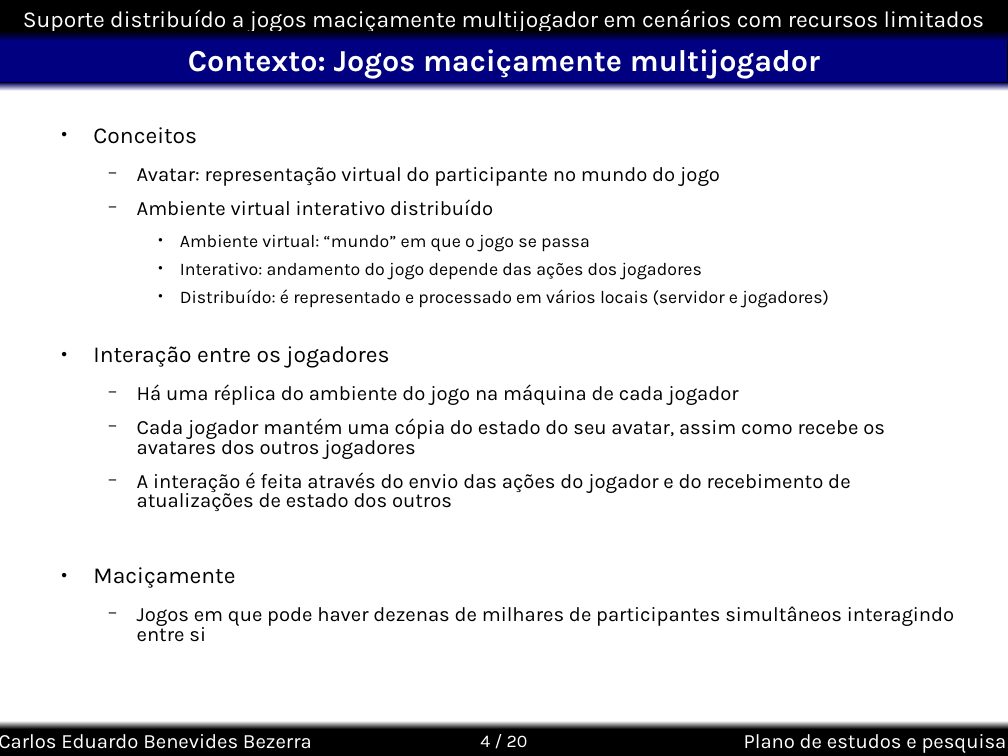
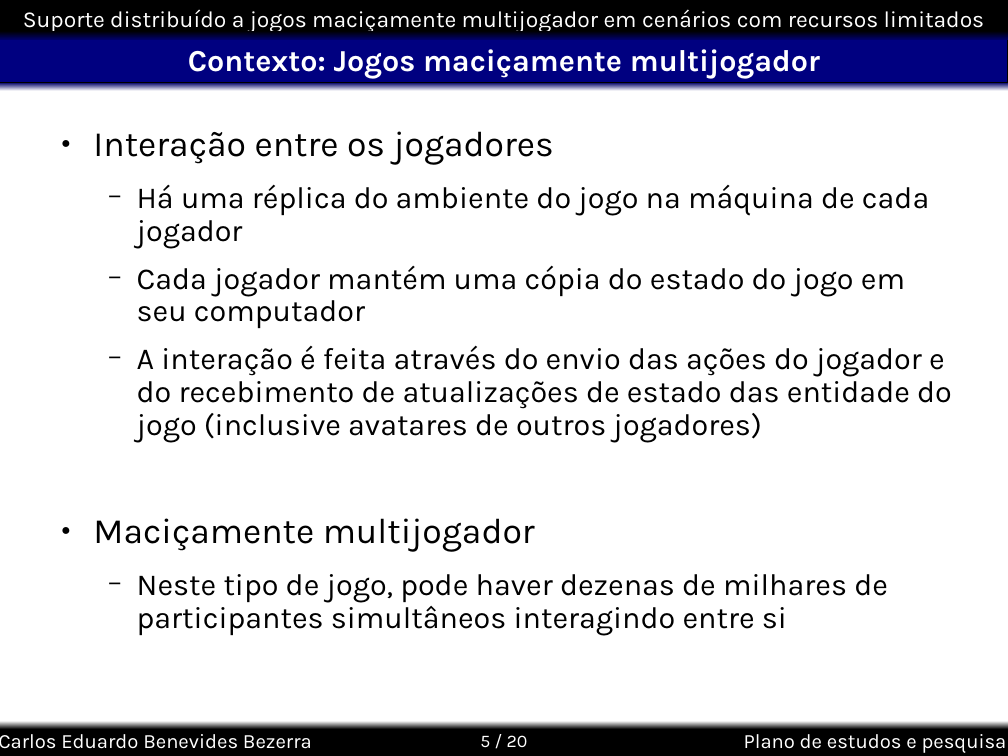
Before and after one commit to kdubezerra/kdubezerra, a slide deck: slide 5 of textos/semac/Semac_Defesa.ppt (slide 4 before the commit). Drawn at 1008x756 pixels with LibreOffice and Linux fonts; fonts in the diff are those of the drawing; background and template pictures are left out. Boxes give left, top, right and bottom in pixels: in the first picture for what was removed or moved away, otherwise in the second. Text is boxed around its words. In the diff, an @@ line names an element or a change of style, - is before the commit and + after.

Commit message:
slides

```diff
--- a/textos/semac/Semac_Defesa.ppt
+++ b/textos/semac/Semac_Defesa.ppt
@@ text at (93,127,829,308): paragraphs removed @@
-● Conceitos
-  − Avatar: representação virtual do participante no mundo do jogo
-  − Ambiente virtual interativo distribuído
-    ● Ambiente virtual: “mundo” em que o jogo se passa
-    ● Interativo: andamento do jogo depende das ações dos jogadores
-    ● Distribuído: é representado e processado em vários locais (servidor e jogadores)
@@ text at (93,131,929,249): size 18 to 28 pt in "Interação entre os jogadores"; size 16 to 24 pt in "Há uma réplica do ambiente do jogo ..."; line spacing 0.8 to 0.9 @@
@@ text at (93,266,952,636): text changed; size 16 to 24 pt @@
-  − Cada jogador mantém uma cópia do estado do seu avatar, assim como recebe os avatares dos outros jogadores
-  − A interação é feita através do envio das ações do jogador e do recebimento de atualizações de estado dos outros
-● Maciçamente
-  − Jogos em que pode haver dezenas de milhares de participantes simultâneos interagindo entre si
+  − Cada jogador mantém uma cópia do estado do jogo em seu computador
+  − A interação é feita através do envio das ações do jogador e do recebimento de atualizações de estado das entidade do jogo (inclusive avatares de outros jogadores)
+● Maciçamente multijogador
+  − Neste tipo de jogo, pode haver dezenas de milhares de participantes simultâneos interagindo entre si
@@ page number at (480,735,528,748): text changed @@
-4 / 20
+5 / 20
```
Also in this commit, not shown: 8 other slides changed, 3 slides added, 1 slide removed.
